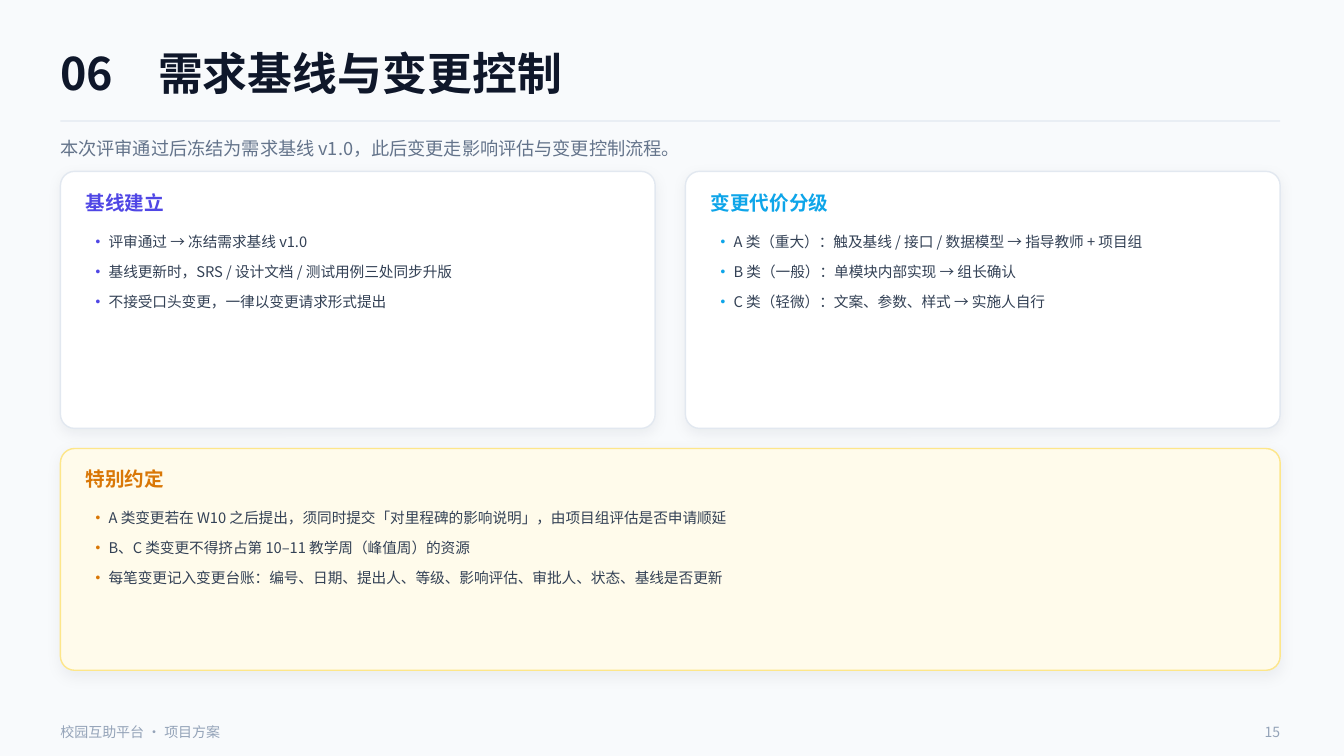
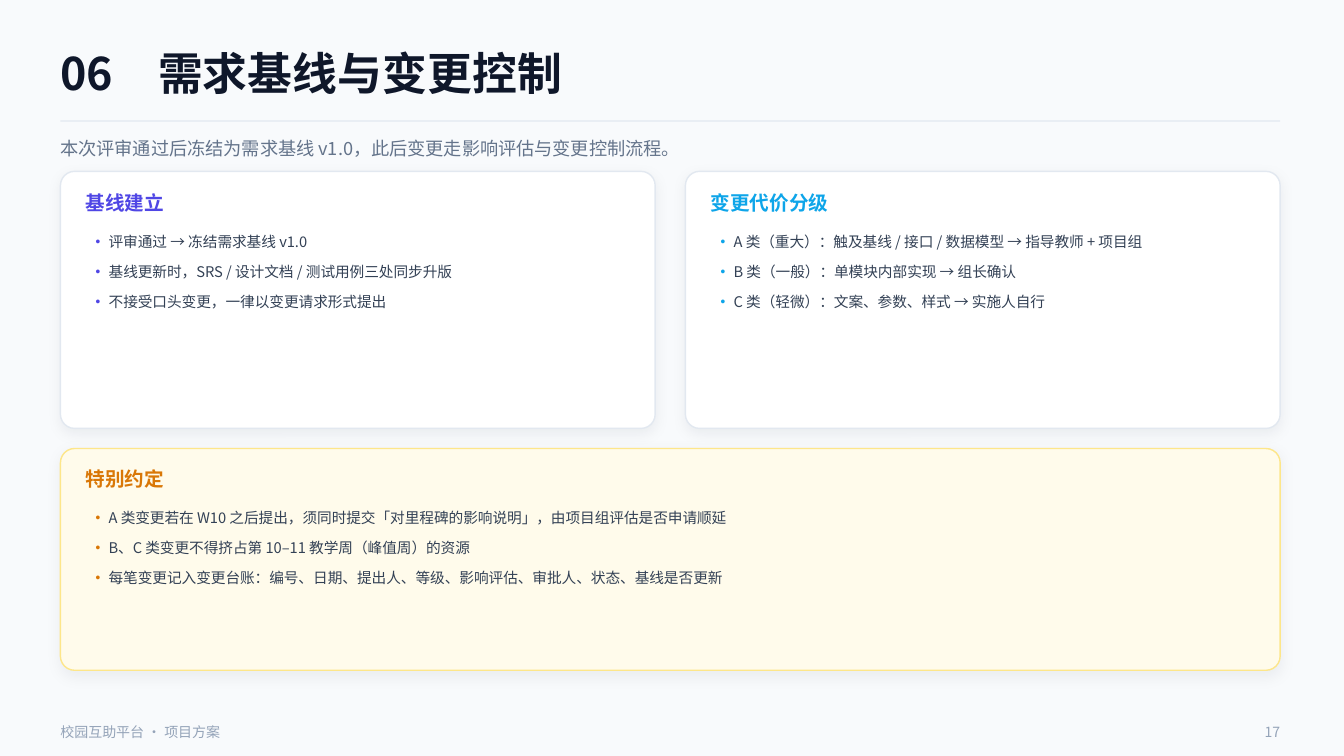
Before and after one commit to lunasama868/SE2026-G22-campus-mutual-aid, a slide deck: slide 17 of assets/SE2026-G22-校园互助平台-需求评审PPT.pptx (slide 15 before the commit). Drawn at 1344x756 pixels with LibreOffice and Linux fonts; fonts in the diff are those of the drawing. Boxes give left, top, right and bottom in pixels: in the first picture for what was removed or moved away, otherwise in the second. Text is boxed around its words. In the diff, an @@ line names an element or a change of style, - is before the commit and + after.

```diff
--- a/assets/SE2026-G22-校园互助平台-需求评审PPT.pptx
+++ b/assets/SE2026-G22-校园互助平台-需求评审PPT.pptx
@@ text at (x1=1265, y1=727, x2=1281, y2=737): text changed @@
-15
+17
```
Also in this commit, not shown: 10 other slides changed, 2 slides added, 3 other files.
